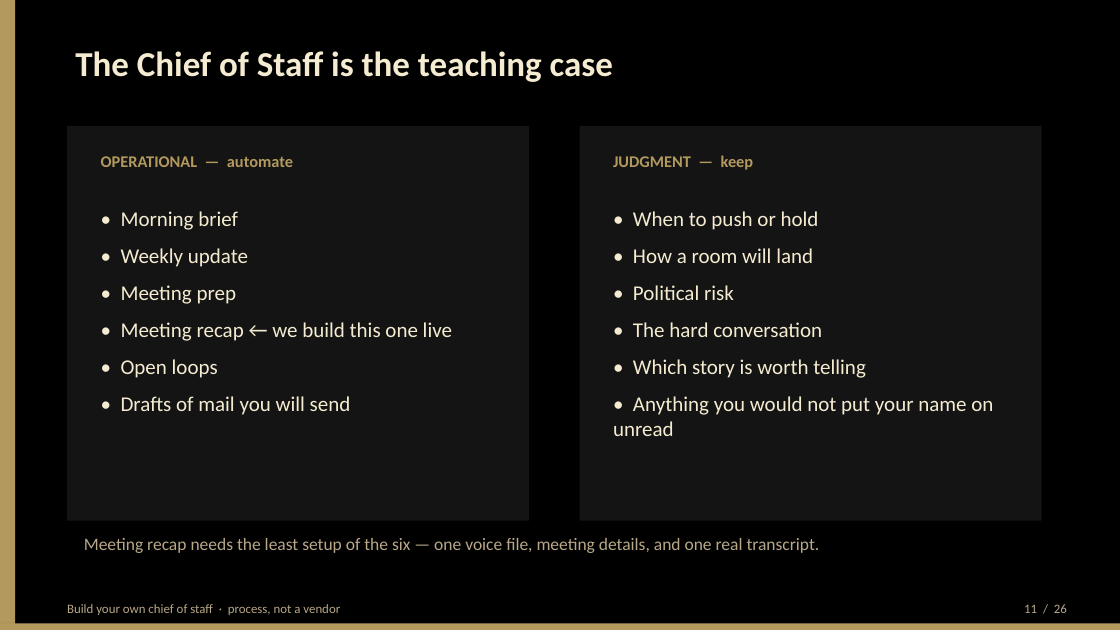
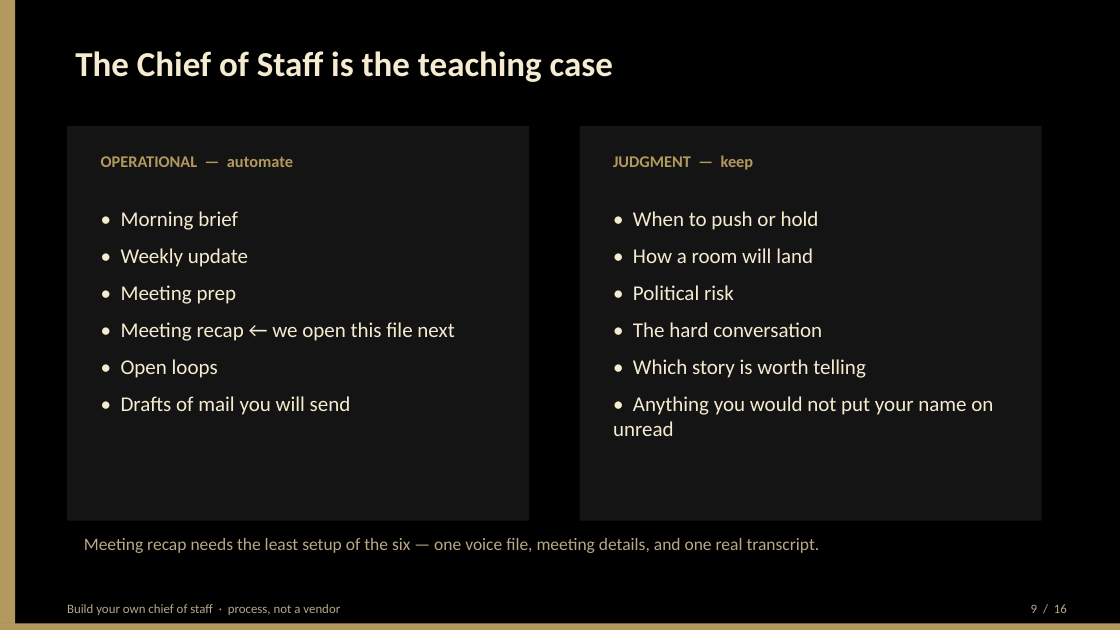
Before and after one commit to BittahCriminal/build-your-own-chief-of-staff, a slide deck: slide 9 of slides/building-your-own-chief-of-staff.pptx (slide 11 before the commit). Drawn at 1120x630 pixels with LibreOffice and Linux fonts; fonts in the diff are those of the drawing. Boxes give left, top, right and bottom in pixels: in the first picture for what was removed or moved away, otherwise in the second. Text is boxed around its words. In the diff, an @@ line names an element or a change of style, - is before the commit and + after.

Commit message:
Cut the 30-minute deck so the talk leaves slides for GitHub.
Twenty-six slides left no time to open the kit; the method already lives in the markdown.

```diff
--- a/slides/building-your-own-chief-of-staff.pptx
+++ b/slides/building-your-own-chief-of-staff.pptx
@@ text at <box>121,322,454,341</box>: text changed @@
-• Meeting recap ← we build this one live
+• Meeting recap ← we open this file next
@@ text at <box>1031,604,1067,613</box>: text changed @@
-11 / 26
+9 / 16
```
Also in this commit, not shown: 14 other slides changed, 1 slide added, 11 slides removed, 4 other files.
